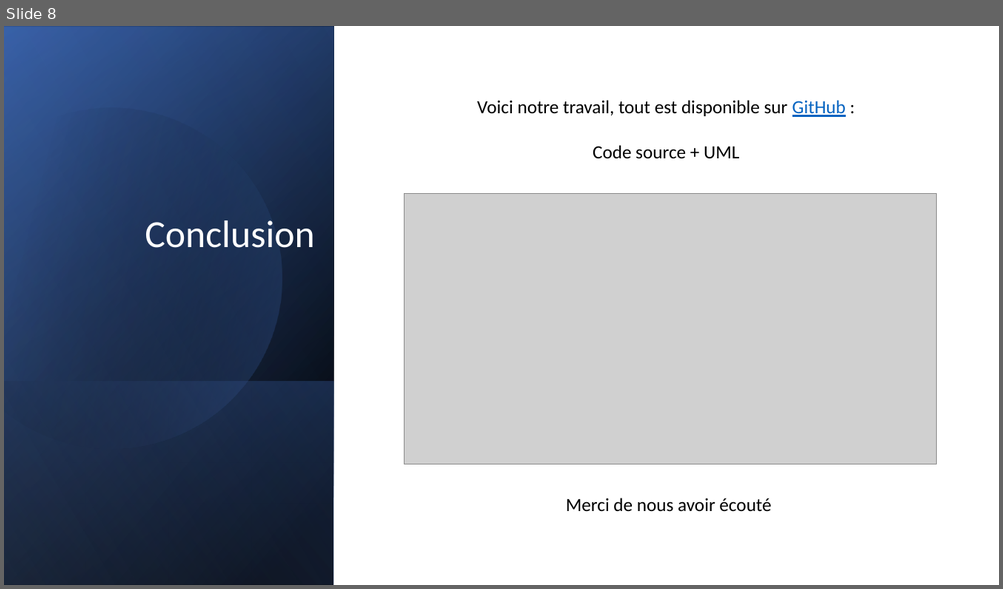
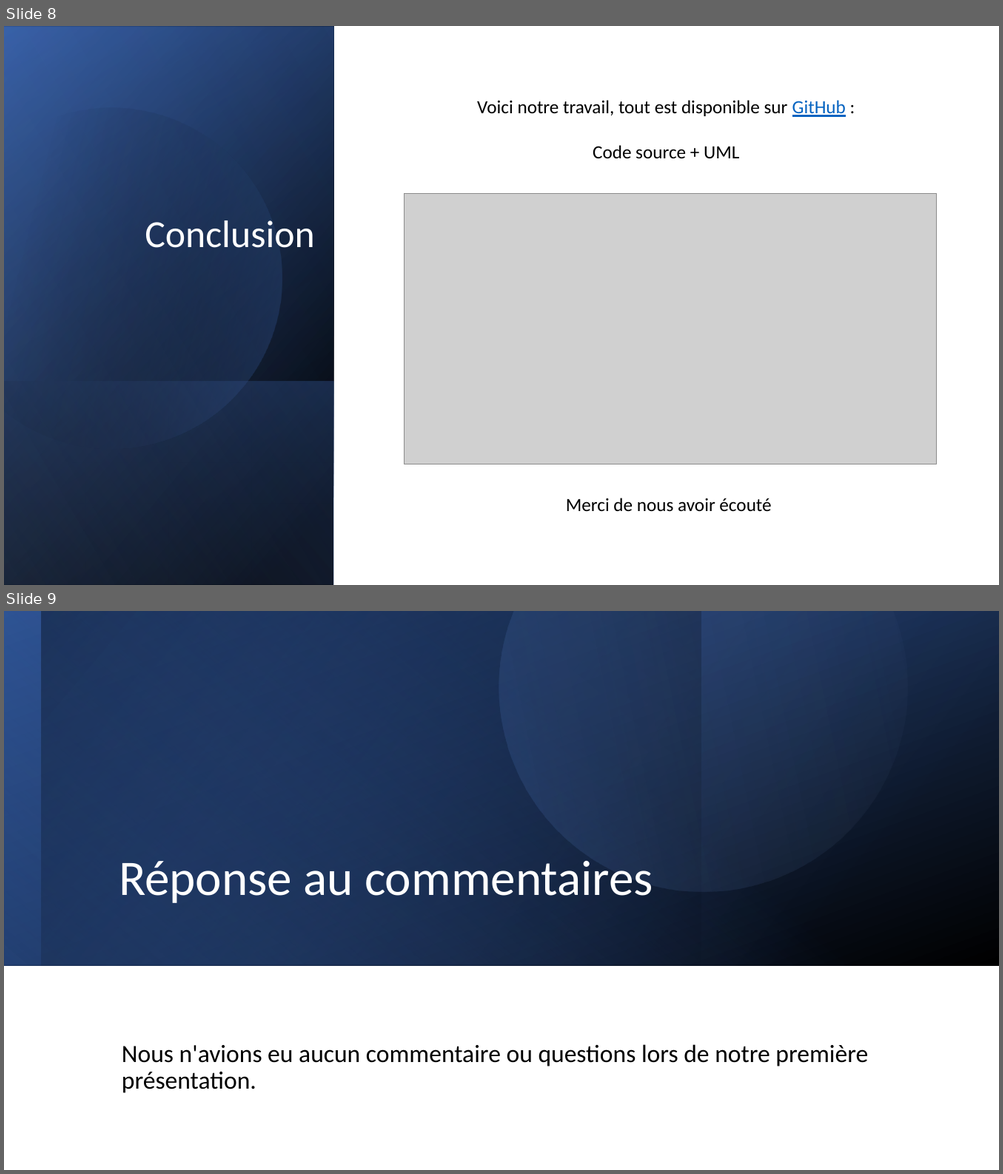
Before and after one commit to pleijan/representation-sql-java, a slide deck: Batisseur_de_requete_SQL_1.pptx. Shown one above the other, each under a label of ours: slide 8 before the commit, slides 8 and 9 after it. The pictures are 1003x589 and 1003x1174 pixels, drawn with LibreOffice and Linux fonts; fonts in the diff are those of the drawing; grey boxes stand for pictures. Boxes give left, top, right and bottom in pixels: in the first picture for what was removed or moved away, otherwise in the second. Text is boxed around its words. In the diff, an @@ line names an element or a change of style, - is before the commit and + after.

```diff
--- a/Batisseur_de_requete_SQL_1.pptx
+++ b/Batisseur_de_requete_SQL_1.pptx
@@ slide 9 added at [4, 611, 999, 1170], background #FFFFFF @@
@@ rectangle added at [4, 611, 999, 966], fill gradient #2F5597 to #000000 @@
@@ rectangle added at [4, 611, 998, 965], fill gradient #4472C4 to #2F5597 @@
@@ rectangle added at [4, 611, 701, 966], fill gradient #203864 to #000000 @@
@@ rectangle added at [40, 611, 999, 966], fill gradient #4472C4 to #000000 @@
@@ freeform shape added at [427, 611, 958, 964], fill gradient #4472C4 to #8FAADC @@
@@ title added at [119, 861, 653, 903], 48 pt, text #FFFFFF @@
+Réponse au commentaires
@@ text added at [122, 1045, 868, 1093], 24 pt, text #000000 @@
+Nous n'avions eu aucun commentaire ou questions lors de notre première présentation.
```
Also in this commit, not shown: 1 slide changed, 2 other slides added.
